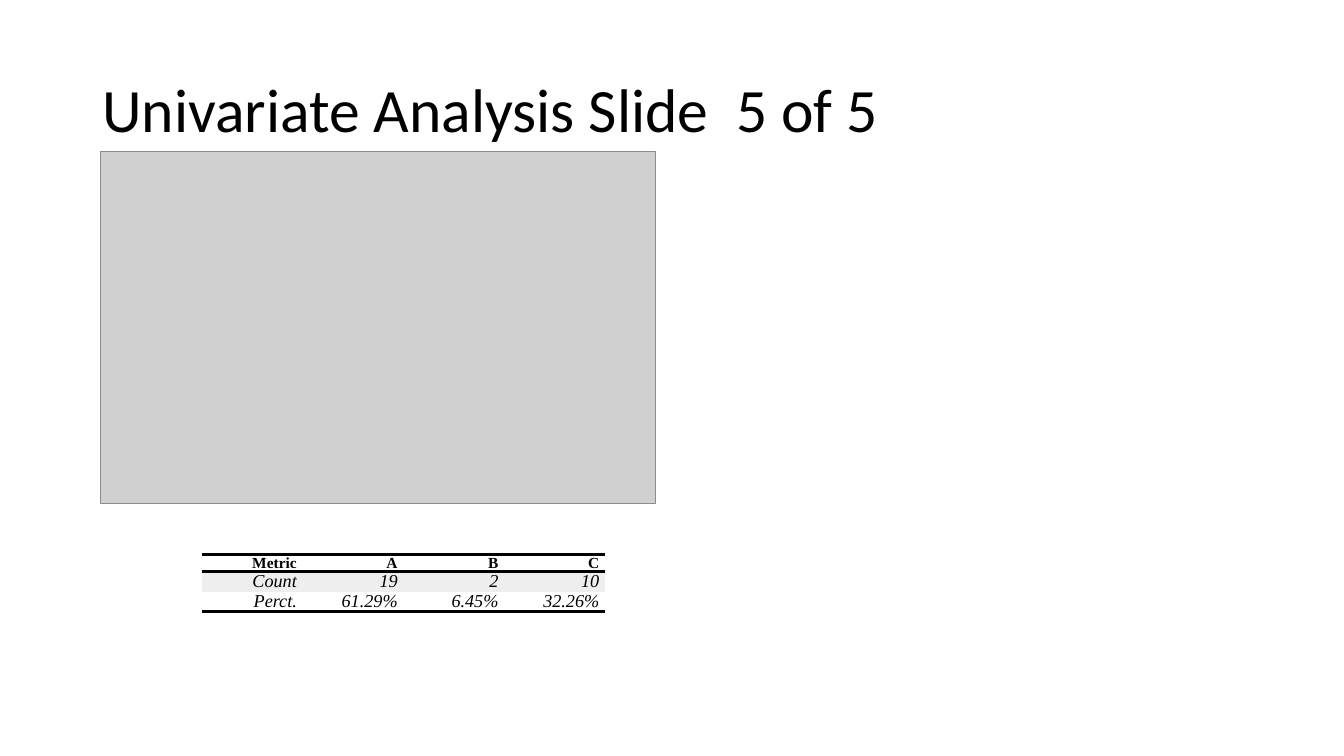
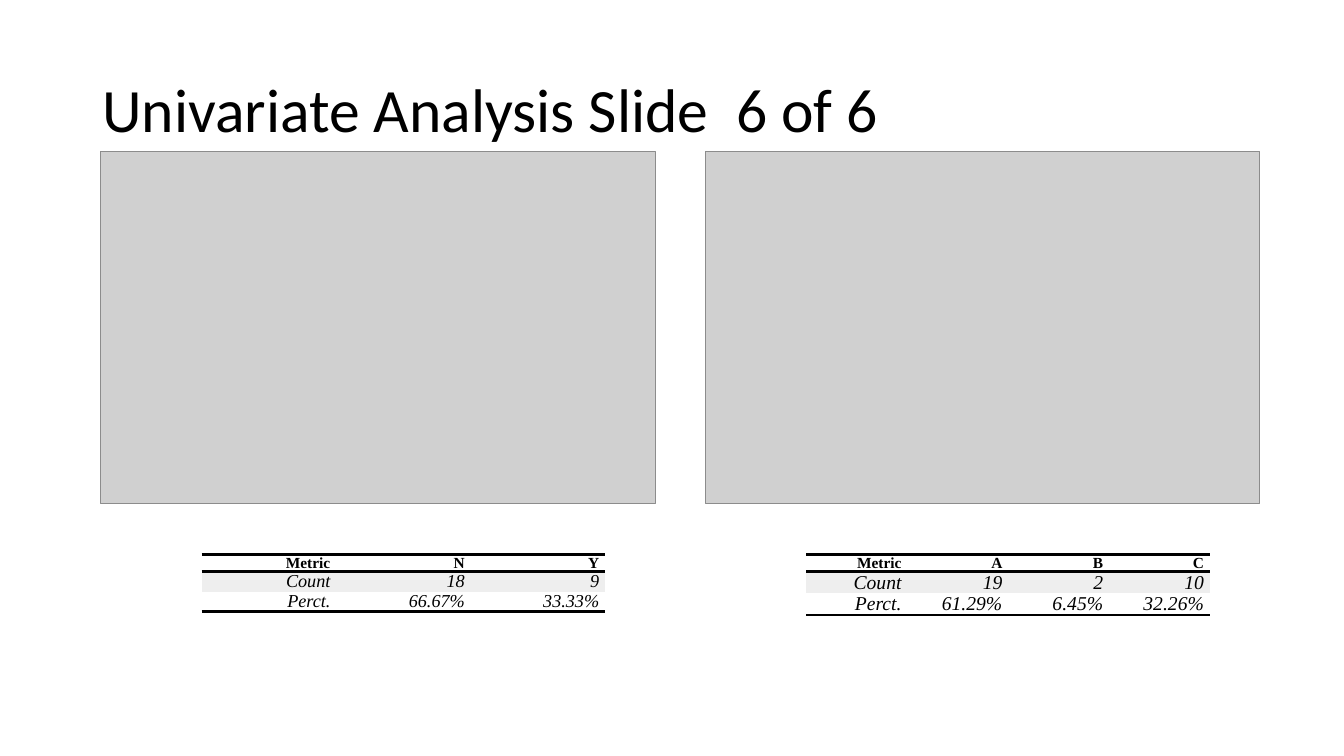
Before and after one commit to chris-billingham/R_code, a slide deck: slide 8 of Shinydashboard/titanic_exp_report.pptx (slide 7 before the commit). Drawn at 1344x756 pixels with LibreOffice and Linux fonts; fonts in the diff are those of the drawing; grey boxes stand for pictures. Boxes give left, top, right and bottom in pixels: in the first picture for what was removed or moved away, otherwise in the second. Text is boxed around its words. In the diff, an @@ line names an element or a change of style, - is before the commit and + after.

```diff
--- a/Shinydashboard/titanic_exp_report.pptx
+++ b/Shinydashboard/titanic_exp_report.pptx
@@ title at [102, 89, 877, 142]: text changed @@
-Univariate Analysis Slide 5 of 5
+Univariate Analysis Slide 6 of 6
@@ picture added at [706, 151, 1260, 504] @@
@@ table added at [202, 555, 604, 756], 3 rows, 3 columns @@
+Metric | N | Y
+Count | 18 | 9
+Perct. | 66.67% | 33.33%
@@ table at [807, 555, 1210, 756] @@
@@ size 13 to 14 pt in "Count", "19", "2", "10" and 4 more places @@
@@ table: place and size @@
-table at [202, 555, 605, 756]
+table at [807, 555, 1210, 756]
```
Also in this commit, not shown: 9 other slides changed, 2 slides added, 5 other files.
